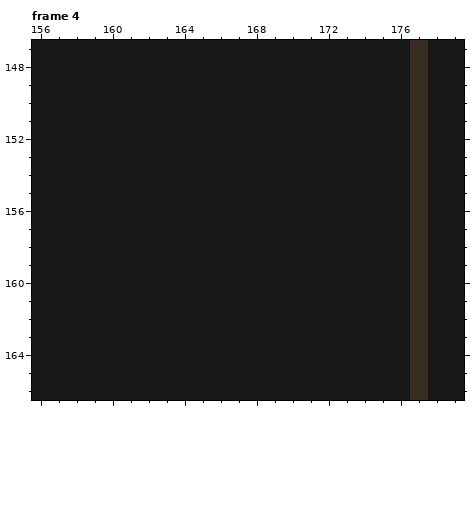
File history of a pixel-art file, Rogue/Sprites/TemplateScreen.aseprite. The picture above was drawn from the file before the commit.
500x456 pixels, 4 frames. Colours within 5 levels of each other are drawn and written as one. Shown: frame 4: x 156..179, y 147..166. The commit also changed other frames or places, which this record leaves out.
Now the later version:
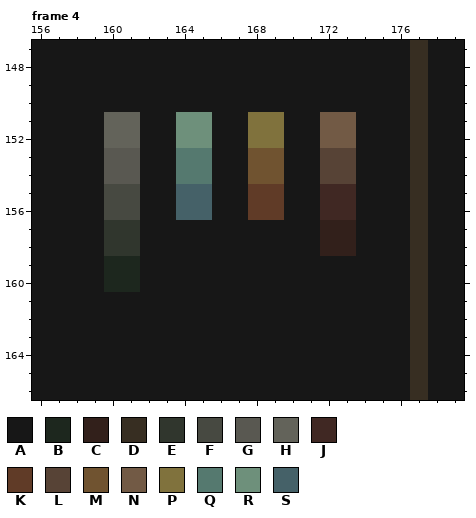
Palette (. is transparent): A #171717  B #1d271e  C #32201b  D #372e22  E #30362d  F #474941  G #595851  H #63635a  J #402823  K #603b27  L #574336  M #705330  N #725a45  P #80723d  Q #55796f  R #6e907b  S #456168
Diff:
--- frame 4, layer "Background"
@@ x 156..179 @@
 150 AAAAAAAAAAAAAAAAAAAAADAA
-151 AAAAAAAAAAAAAAAAAAAAADAA
-152 AAAAAAAAAAAAAAAAAAAAADAA
-153 AAAAAAAAAAAAAAAAAAAAADAA
-154 AAAAAAAAAAAAAAAAAAAAADAA
-155 AAAAAAAAAAAAAAAAAAAAADAA
-156 AAAAAAAAAAAAAAAAAAAAADAA
-157 AAAAAAAAAAAAAAAAAAAAADAA
-158 AAAAAAAAAAAAAAAAAAAAADAA
-159 AAAAAAAAAAAAAAAAAAAAADAA
-160 AAAAAAAAAAAAAAAAAAAAADAA
+151 AAAAHHAARRAAPPAANNAAADAA
+152 AAAAHHAARRAAPPAANNAAADAA
+153 AAAAGGAAQQAAMMAALLAAADAA
+154 AAAAGGAAQQAAMMAALLAAADAA
+155 AAAAFFAASSAAKKAAJJAAADAA
+156 AAAAFFAASSAAKKAAJJAAADAA
+157 AAAAEEAAAAAAAAAACCAAADAA
+158 AAAAEEAAAAAAAAAACCAAADAA
+159 AAAABBAAAAAAAAAAAAAAADAA
+160 AAAABBAAAAAAAAAAAAAAADAA
 161 AAAAAAAAAAAAAAAAAAAAADAA
Where, in picture pixels (left, top, right, bottom), the same in both pictures:
changed: (104, 112, 356, 292)
